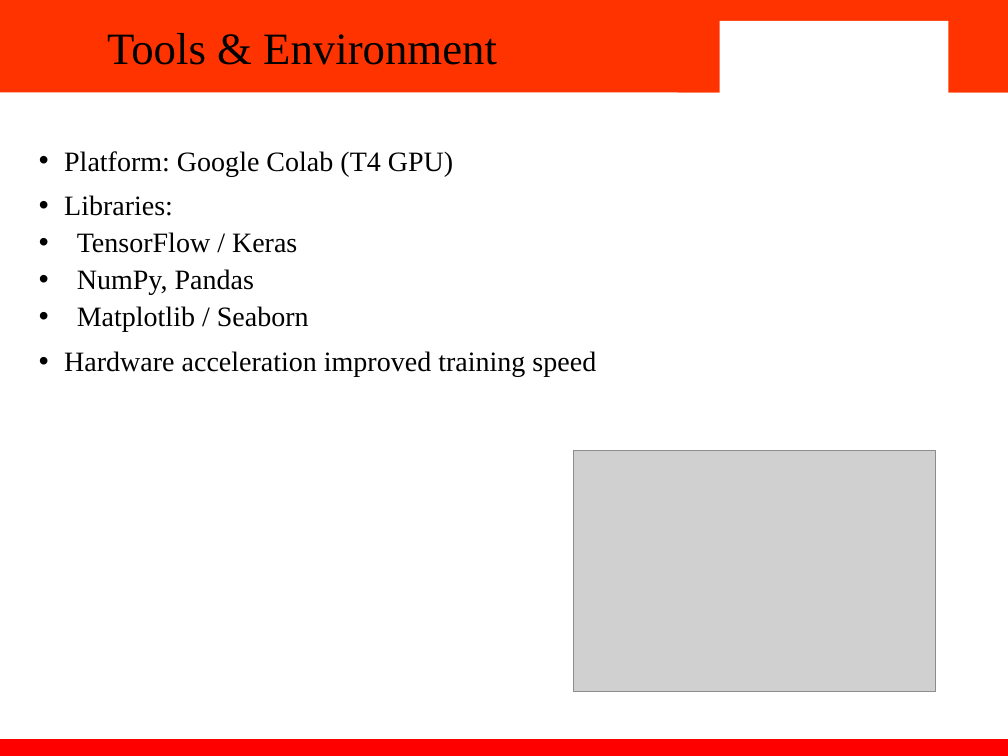
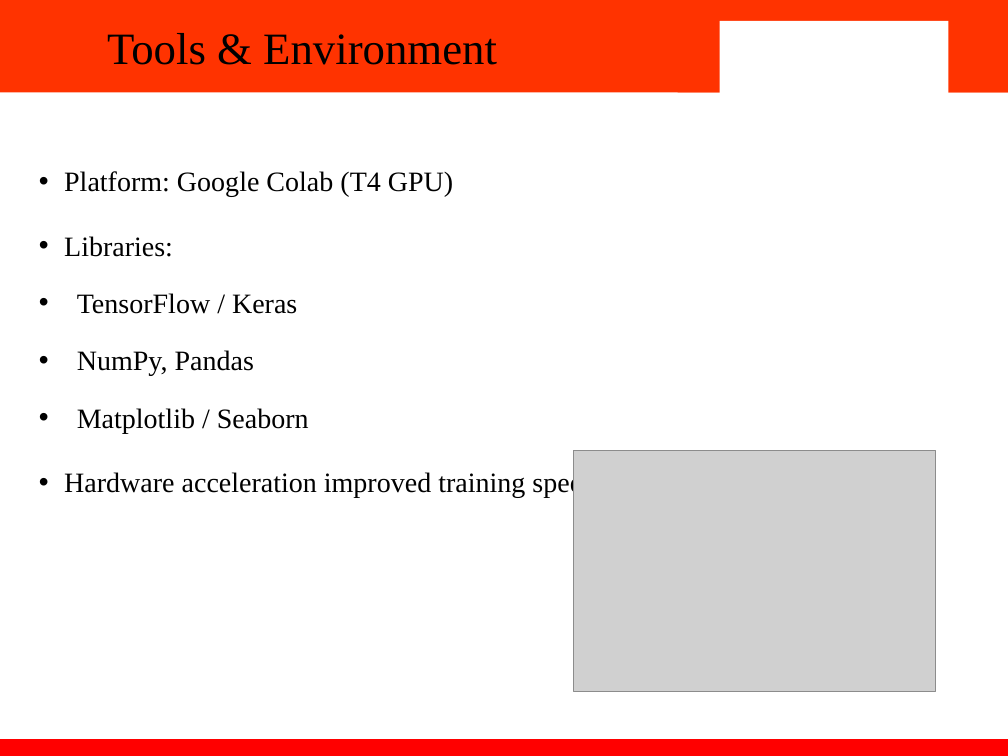
Before and after one commit to Aastha204/Comparison-between-Deep-Learning-Models-for-Early-Detection-of-Alzheimer-s-Disease-2210991129-, a slide deck: slide 6 of Report And PPT/Aastha_2210991129_PPT.pptx. Drawn at 1008x756 pixels with LibreOffice and Linux fonts; fonts in the diff are those of the drawing; grey boxes stand for pictures; background and template pictures are left out. Boxes give left, top, right and bottom in pixels: in the first picture for what was removed or moved away, otherwise in the second. Text is boxed around its words. In the diff, an @@ line names an element or a change of style, - is before the commit and + after.

```diff
--- a/Report And PPT/Aastha_2210991129_PPT.pptx
+++ b/Report And PPT/Aastha_2210991129_PPT.pptx
@@ text "Platform: Google Colab (T4 GPU)" at bbox=[64, 171, 596, 498]: line spacing 0.9 to 1.5 @@
```
Also in this commit, not shown: 5 other slides changed, 1 other file.
